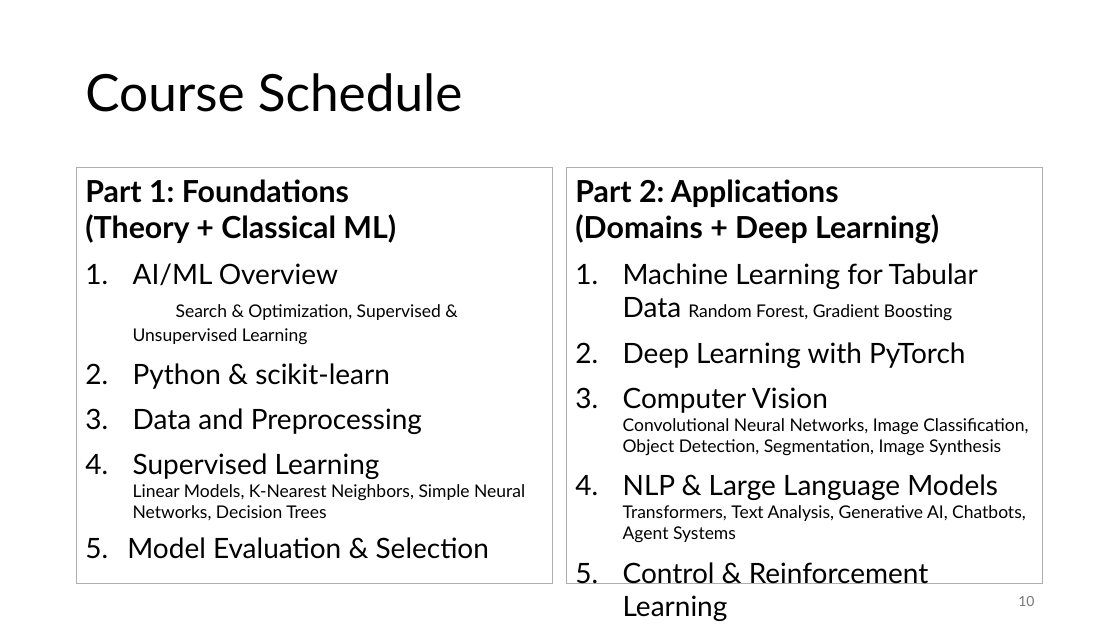
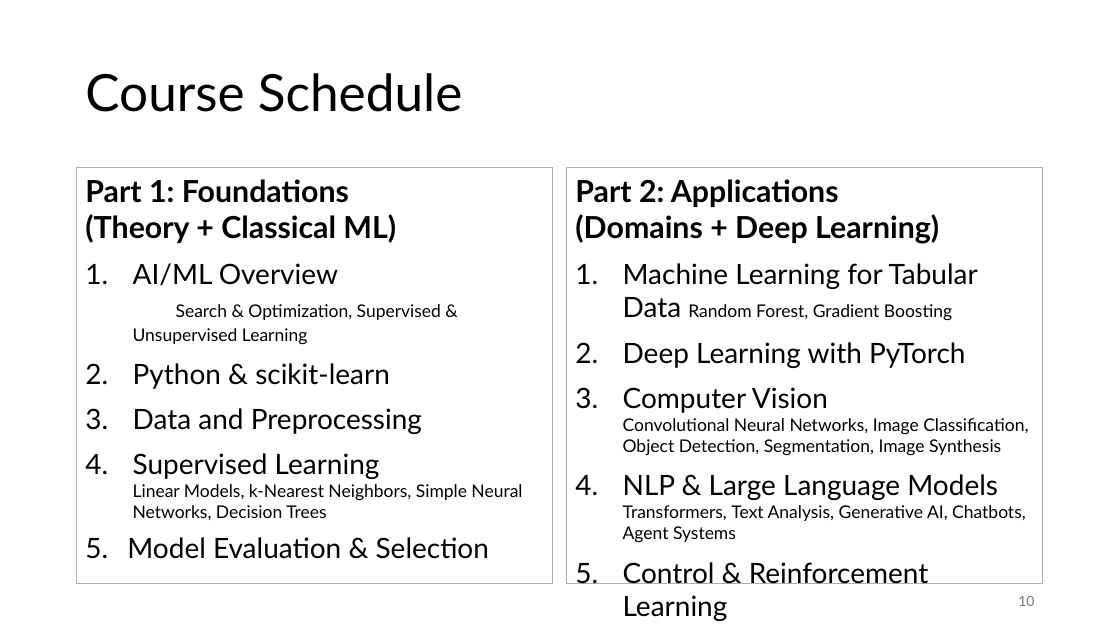
Before and after one commit to FelixWick/AI_fundamentals, a slide deck: slide 10 of slides/0_introduction.pptx. Drawn at 1120x630 pixels with LibreOffice and Linux fonts; fonts in the diff are those of the drawing. Boxes give left, top, right and bottom in pixels: in the first picture for what was removed or moved away, otherwise in the second. Text is boxed around its words. In the diff, an @@ line names an element or a change of style, - is before the commit and + after.

```diff
--- a/slides/0_introduction.pptx
+++ b/slides/0_introduction.pptx
@@ text at [133,453,522,520]: text changed @@
-4. Supervised Learning Linear Models, K-Nearest Neighbors, Simple Neural Networks, Decision Trees
+4. Supervised Learning Linear Models, k-Nearest Neighbors, Simple Neural Networks, Decision Trees
```
Also in this commit, not shown: 1 other slide changed, 5 other files.
